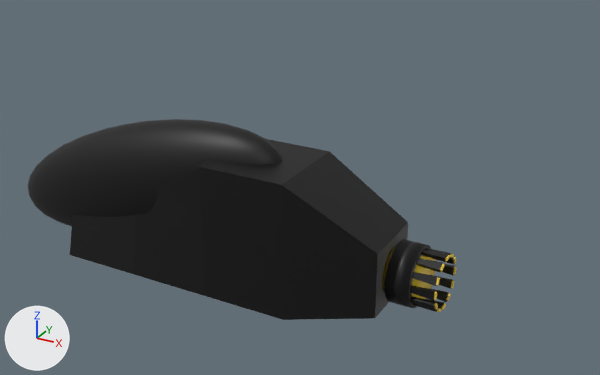
Two versions of the glTF model assets/ship/body/SpaceshipBody.glb, one commit apart.
Camera for both pictures: a 50 mm lens placed at (7.51, -11.11, 6.65), pointed at (1.22, 0.32, 0.93). Every picture has the same lights, and +X, +Y and +Z are marked at lower left. Where no turn or scale is listed for an object, it has been applied to the vertices.
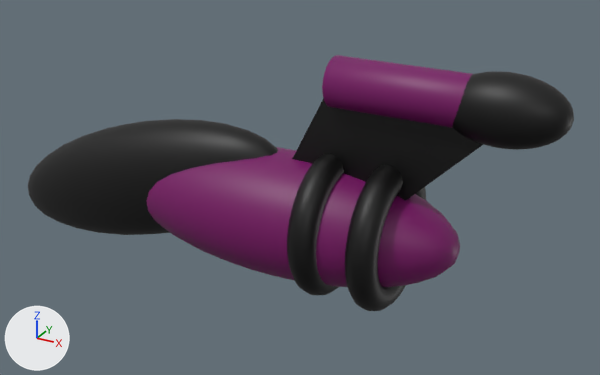
Where the change shows, as pixel boxes [x1, y1, x2, y2] in the pictures (600 x 375 px):
'Cube.001', deleted (black): before [70, 139, 408, 320]
'Sphere.002', added (purple): after [146, 147, 460, 287]
'Cube', added (black): after [292, 98, 483, 201]
'Cylinder', added (purple): after [322, 55, 473, 128]
'Sphere.003', added (black): after [452, 71, 574, 150]
'Torus.001', added (black): after [345, 165, 426, 311]
'Torus', added (black): after [287, 153, 344, 295]
'Cylinder.001', deleted (black): before [385, 239, 431, 308]
'MainCylinder', deleted: before [382, 246, 436, 299]
'Cube.010', deleted: before [410, 286, 437, 301]
'Cube.012', deleted: before [416, 258, 445, 272]
'Cube.011', deleted: before [411, 272, 440, 286]
'Cube.013', deleted: before [421, 250, 450, 262]
'Cube.009', deleted: before [410, 297, 438, 310]
'Cube.005', deleted: before [439, 277, 454, 289]
'Cube.006', deleted: before [433, 289, 451, 302]
'Cube.004', deleted: before [442, 264, 456, 276]
'Cube.007', deleted: before [425, 299, 446, 310]
'Cube.002', deleted: before [426, 248, 454, 258]
'Cube.008', deleted: before [413, 303, 441, 312]
'Cube.003', deleted: before [445, 257, 456, 264]

The change, as a diff of the scene's bpy script:
```diff
--- a/assets/ship/body/SpaceshipBody.glb.py
+++ b/assets/ship/body/SpaceshipBody.glb.py
@@ me_cube @@
+me_cube.from_pydata([(-1.0, -1.0, -1.0), (0.0, -1.0, 1.0), (-1.0, 1.0, -1.0), (0.0, 1.0, 1.0), (1.0, -1.0, -1.0), (3.0, -1.0, 1.0), (1.0, 1.0, -1.0), (3.0, 1.0, 1.0)], [], [(0, 1, 3), (0, 3, 2), (2, 3, 7), (2, 7, 6), (6, 7, 5), (6, 5, 4), (4, 5, 1), (4, 1, 0), (2, 6, 4), (2, 4, 0), (7, 3, 1), (7, 1, 5)])
+me_cube.materials.append(mat_black_001)  # black #000000
@@ ob_cube_001 @@
-ob_cube_001 = bpy.data.objects.new('Cube.001', me_cube_002)
@@ ob_maincylinder @@
-ob_maincylinder = bpy.data.objects.new('MainCylinder', me_cylinder)
@@ ob_cylinder_001 @@
-ob_cylinder_001 = bpy.data.objects.new('Cylinder.001', me_cylinder_001)
@@ ob_cube_012 @@
-ob_cube_012 = bpy.data.objects.new('Cube.012', me_cube_012)
@@ ob_cube_011 @@
-ob_cube_011 = bpy.data.objects.new('Cube.011', me_cube_011)
@@ ob_cube_010 @@
-ob_cube_010 = bpy.data.objects.new('Cube.010', me_cube_010)
@@ ob_cube_009 @@
-ob_cube_009 = bpy.data.objects.new('Cube.009', me_cube_009)
@@ ob_cube_008 @@
-ob_cube_008 = bpy.data.objects.new('Cube.008', me_cube_008)
@@ ob_cube_007 @@
-ob_cube_007 = bpy.data.objects.new('Cube.007', me_cube_007)
@@ ob_cube_006 @@
-ob_cube_006 = bpy.data.objects.new('Cube.006', me_cube_006)
@@ ob_cube_005 @@
-ob_cube_005 = bpy.data.objects.new('Cube.005', me_cube_005)
@@ ob_cube_004 @@
-ob_cube_004 = bpy.data.objects.new('Cube.004', me_cube_004)
@@ ob_cube_003 @@
-ob_cube_003 = bpy.data.objects.new('Cube.003', me_cube_003)
@@ ob_cube_002 @@
-ob_cube_002 = bpy.data.objects.new('Cube.002', me_cube_001)
@@ ob_cube_013 @@
-ob_cube_013 = bpy.data.objects.new('Cube.013', me_cube_013)
@@ ob_torus_001 @@
+ob_torus_001 = bpy.data.objects.new('Torus.001', me_torus_001)  # a torus around x (ring radius 1.0, tube radius 0.25) spanning x -0.25..0.25, y -1.25..1.25, z -1.25..1.25; in mat_black_001 (black #000000)
+ob_torus_001.location = (3.0, 0.0, 0.6)
@@ ob_torus @@
+ob_torus = bpy.data.objects.new('Torus', me_torus_001.copy())
+ob_torus.location = (2.0, 0.0, 0.6)
@@ ob_sphere_003 @@
+ob_sphere_003 = bpy.data.objects.new('Sphere.003', me_sphere_003)  # a UV sphere (32 segments, 16 rings, poles along z) spanning x -0.94..0.94, y -0.5..0.5, z -0.54..0.54; in mat_black_001 (black #000000)
+ob_sphere_003.location = (4.67, 0.0, 2.96)
@@ ob_cylinder @@
+ob_cylinder = bpy.data.objects.new('Cylinder', me_cylinder_005)  # 64 vertices, 124 faces; spans x -1.0..2.0, y -0.4..0.4, z -0.4..0.4; in mat_yellow_001 (dark purple #770564)
+ob_cylinder.location = (3.0, 0.0, 3.0)
@@ ob_cube @@
+ob_cube = bpy.data.objects.new('Cube', me_cube)
+ob_cube.location = (2.0, 0.0, 2.0)
+ob_cube.rotation_euler = (0.0, -3.142, 0.0)  # degrees (0, -180, 0)
+ob_cube.scale = (-1.0, -0.1, -1.0)
@@ ob_sphere_002 @@
+ob_sphere_002 = bpy.data.objects.new('Sphere.002', me_sphere_002)  # 482 vertices, 960 faces; spans x -3.12..3.12, y -1.11..1.11, z -1.07..1.07; in mat_yellow_001 (dark purple #770564)
+ob_sphere_002.location = (1.07, 0.0, 0.56)
```
